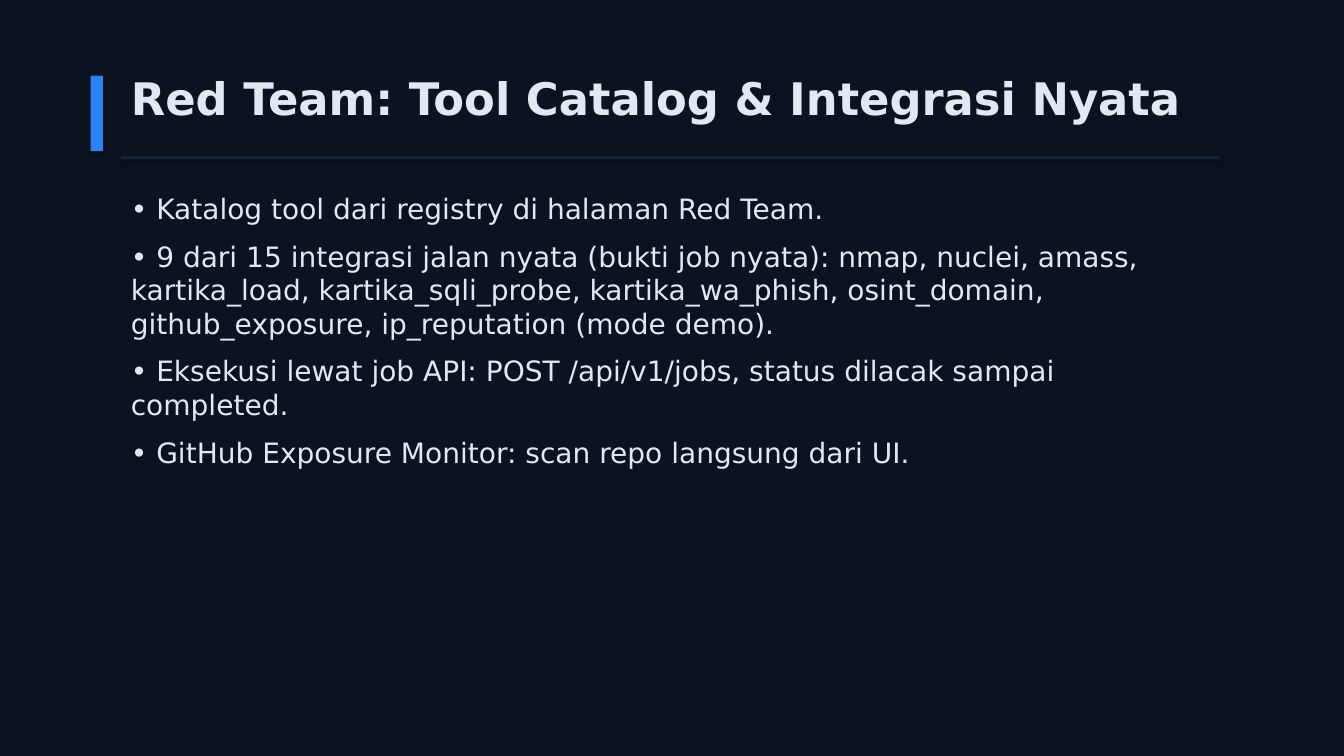
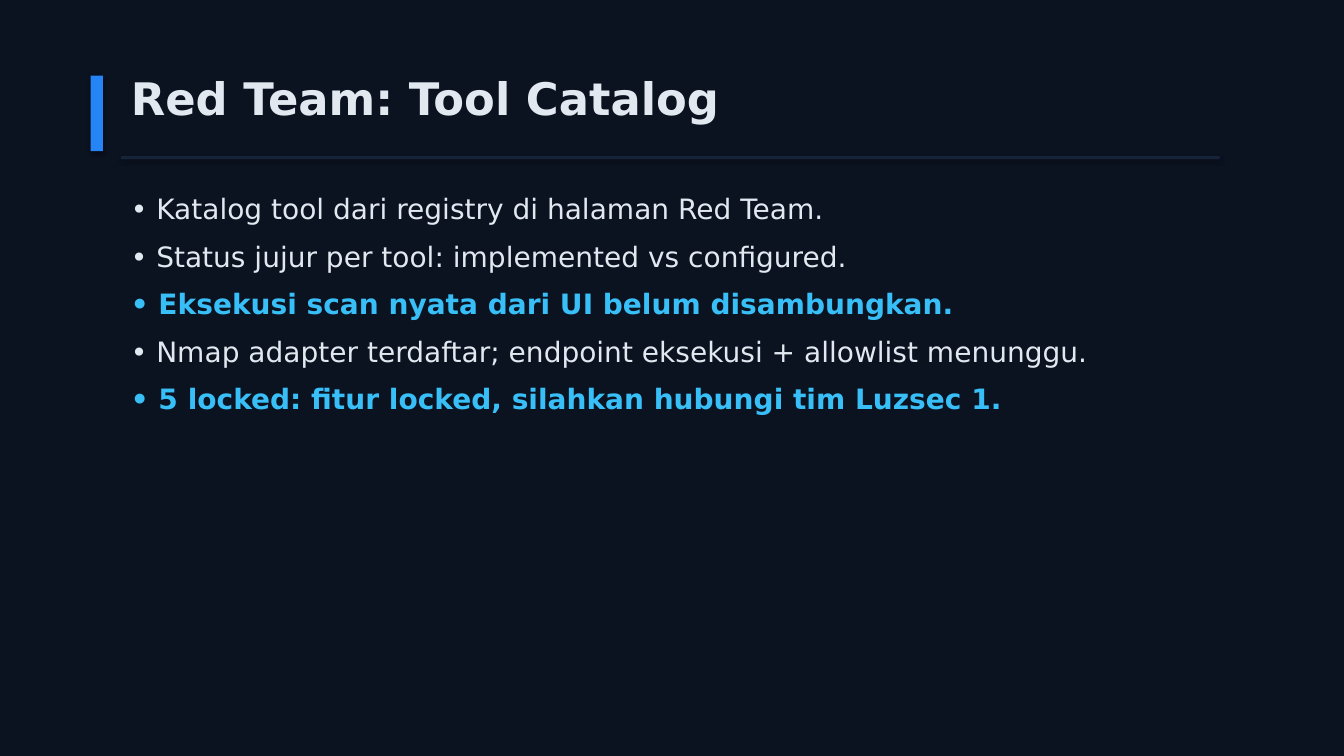
Before and after one commit to jejakmasgondrong/GARDA-CYBER, a slide deck: slide 11 of submission/GARDA-CYBER-slide-penjelasan.pptx (slide 6 before the commit). Drawn at 1344x756 pixels with LibreOffice and Linux fonts; fonts in the diff are those of the drawing. Boxes give left, top, right and bottom in pixels: in the first picture for what was removed or moved away, otherwise in the second. Text is boxed around its words. In the diff, an @@ line names an element or a change of style, - is before the commit and + after.

Commit message:
docs: slide penjelasan 19 content slide + cover dari fakta terverifikasi (PPTX regenerate, koreksi hitungan test)

```diff
--- a/submission/GARDA-CYBER-slide-penjelasan.pptx
+++ b/submission/GARDA-CYBER-slide-penjelasan.pptx
@@ text at <box>131,81,719,125</box>: text changed @@
-Red Team: Tool Catalog & Integrasi Nyata
+Red Team: Tool Catalog
@@ text at <box>156,245,1087,415</box>: text changed @@
-• 9 dari 15 integrasi jalan nyata (bukti job nyata): nmap, nuclei, amass, kartika_load, kartika_sqli_probe, kartika_wa_phish, osint_domain, github_exposure, ip_reputation (mode demo).
-• Eksekusi lewat job API: POST /api/v1/jobs, status dilacak sampai completed.
-• GitHub Exposure Monitor: scan repo langsung dari UI.
+• Status jujur per tool: implemented vs configured.
+• Eksekusi scan nyata dari UI belum disambungkan.
+• Nmap adapter terdaftar; endpoint eksekusi + allowlist menunggu.
+• 5 locked: fitur locked, silahkan hubungi tim Luzsec 1.
```
Also in this commit, not shown: 9 other slides changed, 10 slides added, 1 slide removed, 1 other file.
